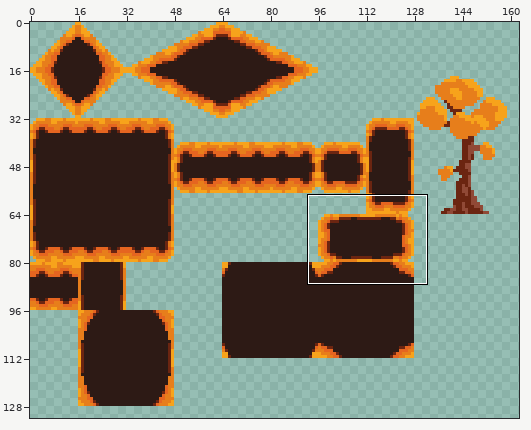
Two versions of one pixel-art file, LeafLegends/Assets/Tilemaps/MainTileset.aseprite. The first picture is a wide view before the edit; the outline marks the close-up.
Close-up. Before:
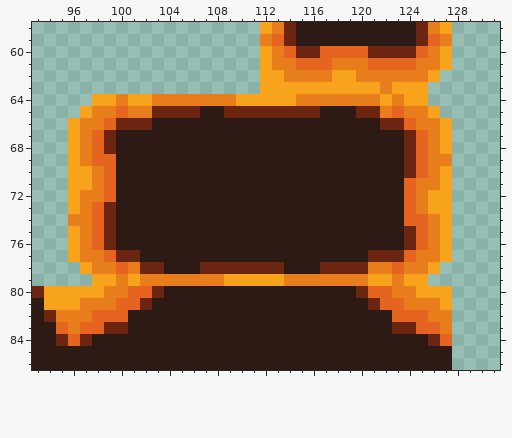
256x256 pixels, 1 frame. Shown: x 93..131, y 58..86. The wide view leaves out empty margins.
After the commit:
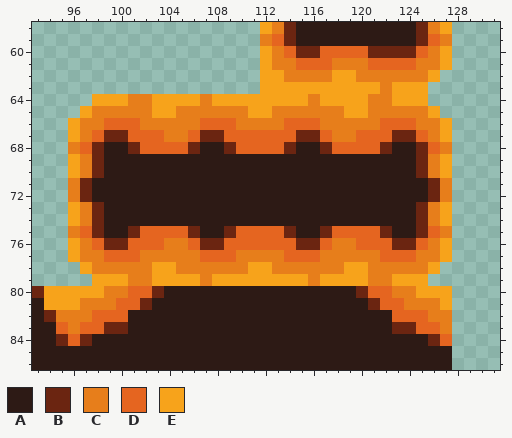
Palette (. is transparent): A #2d1a15  B #6b2511  C #e77e1b  D #e56520  E #f7a31b
From old to new:
Changed rows in their new state; - is an unchanged pixel.
Layer "PrototyingTilemap":
first column x 96:
64 ----ECCEEEE-EE-----E-EEEE-CE----
65 ----C--EECCCCCCEECCCCCCEEC-C----
66 ----DDCCCCCDDDCCCCDDDCCCCCDD----
67 ----BDDDCCDBBDDDDDDBBDCCDDDB----
68 CDBA-BDDDDB--BDDDDB--BDDDDB-ABDC
69 --BA------------------------AB-E
70 -CBA------------------------AB--
71 CBAA------------------------AABC
72 CBAA------------------------AABC
73 --BA------------------------ABC-
74 E-BA------------------------AB--
75 CDBA-BDDDDB--BDDDDB--BDDDDB-ABDC
76 ----BDDDCCDBBDDDDDDBBDCCDDDB----
77 ----DDCCCCCDDDCCCCDDDCCCCCDD----
78 ----C-CEECCCCCCEECCCCCCEE--C----
79 ----EC-EEEE-E-----EE-EEEECCE----
